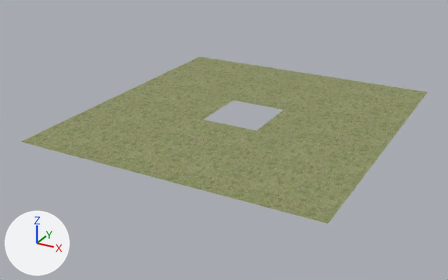
A saved change to the OBJ model ProyectoFinal/ProyectoFinal/Models/Pasto/Pasto.obj.
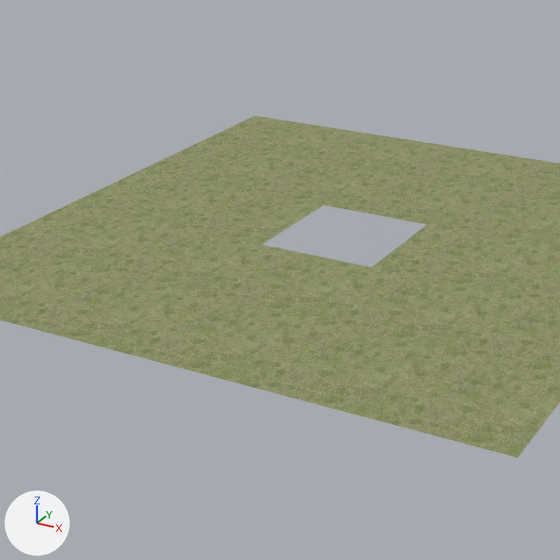
Each version is shown whole from a 50 mm lens placed at (148.3, -291.4, 128.2), pointed at (-7.2, -8.7, -13.2), then close up on the part from 17% to 78% of the width and 0% to 98% of the height. Arrows for +X, +Y and +Z are at lower left; the lights stay in place. Where no turn or scale is listed for an object, it has been applied to the vertices. Vertices at the same position are counted once.

The first close-up shows 'Pasto'.
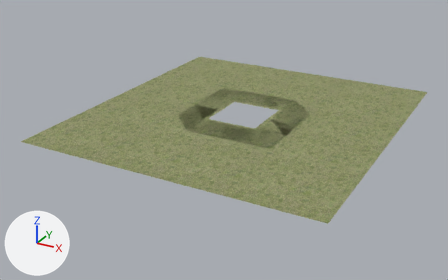
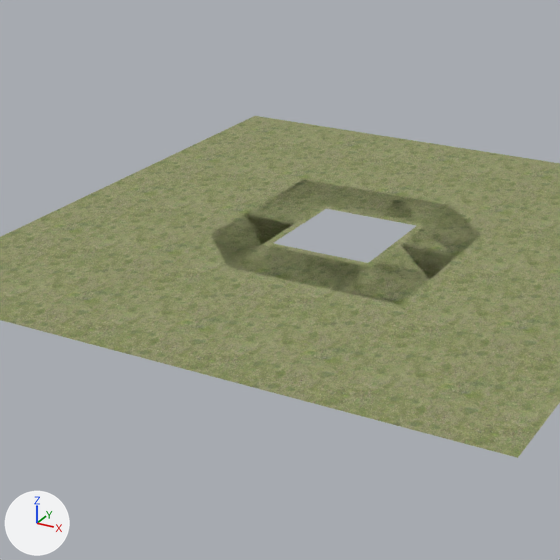
What differs and where, as boxes (x1, y1, x2, y2) in the close-ups (560 x 560 px):
part 1 of me_pasto, added (yellow)
    after: (211, 180, 482, 304)
part 2 of me_pasto, surface changed (yellow to green)
    both: (5, 207, 560, 448)

The change, as a list of edits to the scene's bpy script:
```text
Change me_pasto:
    used by ob_pasto; location = (0.0, 0.0, 0.0)
    remove me_pasto.from_pydata(...)  # 120 vertices, 192 faces; spans x -83.0..83.0, y -87.0..91.0, z 0.0
    add me_pasto.from_pydata(...)  # 128 vertices, 214 faces; spans x -83.0..83.0, y -87.0..91.0, z 0.0
    me_pasto part 1
    8 vertices are added at x -14.0..14.0, y -14.0..17.0, z 0.0
    22 new faces join them
    me_pasto part 2: 128 kept faces spanning x -83.0..83.0, y -87.0..91.0, z 0.0 get new texture (UV) coordinates
```
